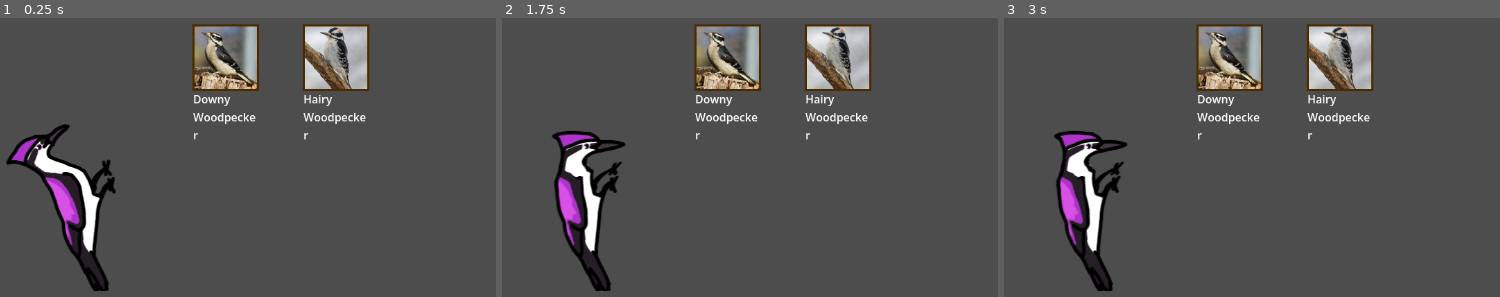
Above: before the commit, frames 1-3 (left to right).
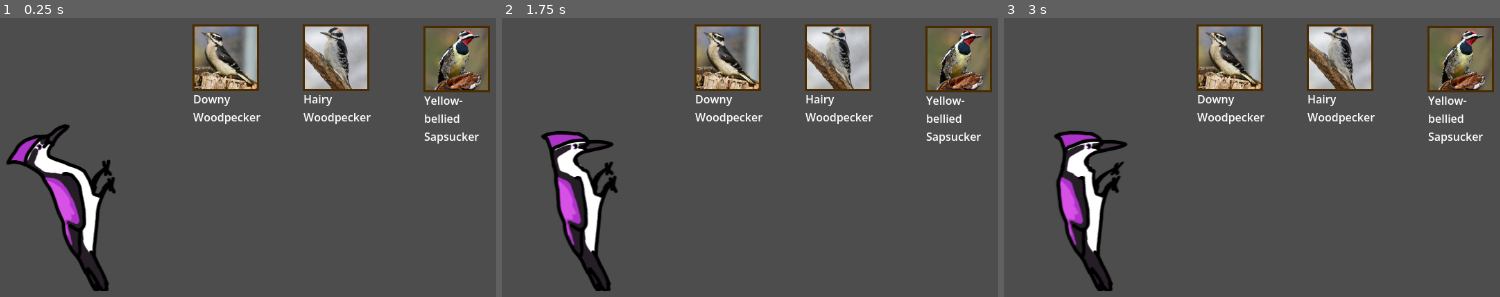
Above: after the commit, the same moments.

Repository: Nicholasp3435/woodpecker-tapper
Game: Godot game, scene res://scenes/game.tscn
The game is run twice, just before and just after one commit, with the same random seed, the same clock (stepped at 60 frames per second) and the same inputs. Sound files missing from this copy of the repository are replaced by a short silence.
Inputs (mouse positions are in pixels of both pictures, inside the frame that each line leads up to):
- Up to frame 1 (0.25 s): no input
- Up to frame 2 (1.75 s): click "Downy Woodpecker" at 0.5 s; click "Hairy Woodpecker" at 1.25 s
- Up to frame 3 (3 s): click (1460, 59) at 2 s, where only the run after the commit has a clickable "Yellow-bellied Sapsucker"; click "Downy Woodpecker" at 2.75 s

The runs differ from the first frame. In frame 1, 3.4% of the frame differs, in the area x 39-99%, y 2-46%; in frame 2, 5.0%, in the area x 7-99%, y 2-68%; in frame 3, 3.4%.

Commit message:
feature: add drum animation

Diff:
--- /dev/null
+++ b/default_bus_layout.tres
@@ -0,0 +1,5 @@
+[gd_resource type="AudioBusLayout" format=3 uid="uid://c0uo8s8loaku3"]
+
+[resource]
+bus/0/bypass_fx = true
+bus/0/volume_db = 4.0357533
--- a/scenes/game.tscn
+++ b/scenes/game.tscn
@@ -3,7 +3,7 @@
 [ext_resource type="Script" uid="uid://ctityrd48sik8" path="res://scripts/game_manager.gd" id="1_lbhrr"]
 [ext_resource type="PackedScene" uid="uid://bbhhp7hqcqtg6" path="res://scenes/pyre.tscn" id="1_uwrxv"]
 [ext_resource type="PackedScene" uid="uid://kju2k3tkotrn" path="res://scenes/woodpecker.tscn" id="2_yqjtg"]
-[ext_resource type="Texture2D" uid="uid://rvbyt8iye7ol" path="res://assets/sprites/woodpeckers/dowwoo.png" id="3_lnu2h"]
+[ext_resource type="Texture2D" uid="uid://cb6ugnekgodsi" path="res://assets/sprites/woodpeckers/yebsap.png" id="5_iywne"]
 [ext_resource type="Texture2D" uid="uid://d3tdwlfjqfbeo" path="res://assets/sprites/woodpeckers/haiwoo.png" id="6_p57ef"]
 
 [node name="Game" type="Node2D" unique_id=1866045924]
@@ -22,7 +22,6 @@
 offset_top = 41.0
 offset_right = 473.0
 offset_bottom = 137.0
-texture_normal = ExtResource("3_lnu2h")
 taxon_code = "dowwoo"
 
 [node name="Hairy" parent="Woodpeckers" unique_id=1366567008 instance=ExtResource("2_yqjtg")]
@@ -32,3 +31,11 @@
 offset_bottom = 137.0
 texture_normal = ExtResource("6_p57ef")
 taxon_code = "haiwoo"
+
+[node name="sapsucker" parent="Woodpeckers" unique_id=485138401 instance=ExtResource("2_yqjtg")]
+offset_left = 710.0
+offset_top = 43.0
+offset_right = 806.0
+offset_bottom = 139.0
+texture_normal = ExtResource("5_iywne")
+taxon_code = "yebsap"
--- a/scenes/pyre.tscn
+++ b/scenes/pyre.tscn
@@ -60,5 +60,10 @@
 position = Vector2(-8, 4)
 shape = SubResource("CapsuleShape2D_tolfl")
 
+[node name="Timer" type="Timer" parent="." unique_id=1729107773]
+wait_time = 0.017
+one_shot = true
+
 [connection signal="mouse_entered" from="Area2D" to="." method="_on_area_2d_mouse_entered"]
 [connection signal="mouse_exited" from="Area2D" to="." method="_on_area_2d_mouse_exited"]
+[connection signal="timeout" from="Timer" to="." method="_on_timer_timeout"]
--- a/scenes/woodpecker.tscn
+++ b/scenes/woodpecker.tscn
@@ -1,18 +1,25 @@
 [gd_scene format=3 uid="uid://kju2k3tkotrn"]
 
+[ext_resource type="Texture2D" uid="uid://rvbyt8iye7ol" path="res://assets/sprites/woodpeckers/dowwoo.png" id="1_ewwwu"]
 [ext_resource type="Script" uid="uid://dvllxj2w84v53" path="res://scripts/woodpecker.gd" id="1_l628s"]
 
 [node name="Woodpecker" type="TextureButton" unique_id=1366567008]
 offset_right = 96.0
 offset_bottom = 96.0
+texture_normal = ExtResource("1_ewwwu")
 script = ExtResource("1_l628s")
 
 [node name="Label" type="Label" parent="." unique_id=450405554]
 layout_mode = 0
 offset_left = 1.0
 offset_top = 96.0
-offset_right = 95.0
-offset_bottom = 119.0
+offset_right = 100.0
+offset_bottom = 145.0
+text = "Downy Woodpecker"
 autowrap_mode = 3
 
+[node name="Timer" type="Timer" parent="." unique_id=1875584213]
+one_shot = true
+
 [connection signal="button_up" from="." to="." method="_on_button_up"]
+[connection signal="timeout" from="Timer" to="." method="_on_timer_timeout"]
--- a/scripts/game_manager.gd
+++ b/scripts/game_manager.gd
@@ -1,10 +1,9 @@
+@tool
 extends Node
-
 
 @onready var pyre: Node2D = $"../Pyre";
 
 const WOODPECKER_DATA: String = "res://assets/woodpecker_data.json";
-const WOODPECKER_STRIKE: String = "res://assets/strike.mp3";
 
 var in_sample_mode: bool = false;
 var in_recording_mode: bool = false;
@@ -15,48 +14,31 @@
 var strike_count: int = 0;
 
 var woodpecker_data: Dictionary = get_data();
-var woodpecker_strike: AudioStreamMP3 = load_audio();
 
 func _input(event: InputEvent) -> void:
 	if not in_sample_mode:
 		if event.is_action_pressed("strike") and pyre.mouse_in:
 			pyre.animated_sprite.play("strike");
-			handle_strike(1.0);
+			pyre.handle_strike(1.0);
 		elif event.is_action_released("strike"):
 			if pyre.mouse_in:
 				pyre.animated_sprite.play("hover");
 			else:
 				pyre.animated_sprite.play("idle");
 
-func handle_strike(volume: float):
-	strike_count += 1;
 
-	pyre.animated_sprite.play("strike");
-	var audio_player: AudioStreamPlayer = AudioStreamPlayer.new();
-	add_child(audio_player);
-	var stream: AudioStream = woodpecker_strike;
-	audio_player.stream = stream;
-	audio_player.volume_linear = volume;
-	audio_player.play();
-	audio_player.finished.connect(audio_player.queue_free);
-
-func load_audio() -> AudioStreamMP3:
-	var file: FileAccess = FileAccess.open(WOODPECKER_STRIKE, FileAccess.READ);
-	var sound: AudioStreamMP3 = AudioStreamMP3.new();
-	sound.data = file.get_buffer(file.get_length());
-	return sound;
 
 func handle_pattern(data: Dictionary):
 	for strike in data.data:
 		var time: float = strike.timer / 1000;
 		var volume: float = strike.volume;
-		get_tree().create_timer(time).timeout.connect(func(): handle_strike(volume));
+		get_tree().create_timer(time).timeout.connect(func(): pyre.handle_strike(volume));
 
 func get_data() -> Dictionary:
 	var woodpecker_file: String = FileAccess.get_file_as_string(WOODPECKER_DATA);
 
-	var json := JSON.new();
-	var error := json.parse(woodpecker_file);
+	var json: JSON = JSON.new();
+	var error: Error = json.parse(woodpecker_file);
 	if error == OK:
 		return json.data as Dictionary;
 	else:
--- a/scripts/pyre.gd
+++ b/scripts/pyre.gd
@@ -4,10 +4,32 @@
 
 @onready var game_manager: Node = %GameManager
 @onready var animated_sprite: AnimatedSprite2D = $AnimatedSprite2D;
+@onready var timer: Timer = $Timer
 
+const WOODPECKER_STRIKE: String = "res://assets/strike.mp3";
 
+var woodpecker_strike: AudioStreamMP3 = load_audio();
 
+func load_audio() -> AudioStreamMP3:
+	var file: FileAccess = FileAccess.open(WOODPECKER_STRIKE, FileAccess.READ);
+	var sound: AudioStreamMP3 = AudioStreamMP3.new();
+	sound.data = file.get_buffer(file.get_length());
+	return sound;
 
+func handle_strike(volume: float):
+	game_manager.strike_count += 1;
+
+	if game_manager.in_sample_mode:
+		animated_sprite.play("strike");
+		timer.start();
+
+	var audio_player: AudioStreamPlayer = AudioStreamPlayer.new();
+	var stream: AudioStream = woodpecker_strike;
+	add_child(audio_player);
+	audio_player.stream = stream;
+	audio_player.volume_linear = volume;
+	audio_player.play();
+	audio_player.finished.connect(audio_player.queue_free);
 
 
 func _on_area_2d_mouse_entered() -> void:
@@ -17,3 +39,6 @@
 func _on_area_2d_mouse_exited() -> void:
 	mouse_in = false;
 	animated_sprite.play("idle");
+
+func _on_timer_timeout() -> void:
+	animated_sprite.play("hover");
--- a/scripts/woodpecker.gd
+++ b/scripts/woodpecker.gd
@@ -2,6 +2,10 @@
 extends TextureButton
 
 @onready var game_manager: Node = %GameManager;
+@onready var label: Label = $Label;
+@onready var timer: Timer = $Timer;
+
+const WOODPECKER_IMAGE_PATH: String = "res://assets/sprites/woodpeckers/";
 
 ## Macaulay Library taxon code
 @export var taxon_code: String = "":
@@ -10,22 +14,32 @@
 		update_self();
 
 var data: Dictionary = {};
+var max_time: float = 0;
 
 func _ready():
 	update_self();
-
-	data = game_manager.woodpecker_data[taxon_code]
-
-	var label: Label = $Label;
-	label.text = data.name;
 
 func update_self():
 	if taxon_code == "":
 		return;
 
-	var image_path: String = "res://assets/sprites/woodpeckers/" + taxon_code + ".png";
+	if game_manager == null:
+		return;
+
+	var image_path: String = WOODPECKER_IMAGE_PATH + taxon_code + ".png";
 	texture_normal = load(image_path);
 
+	data = game_manager.woodpecker_data[taxon_code]
+	max_time = data.data[-1]["timer"] / 1000;
+
+
+	label.text = data.name;
 
 func _on_button_up() -> void:
+	game_manager.in_sample_mode = true;
+	timer.wait_time = max_time;
+	timer.start();
 	game_manager.handle_pattern(data);
+
+func _on_timer_timeout() -> void:
+	game_manager.in_sample_mode = false;
